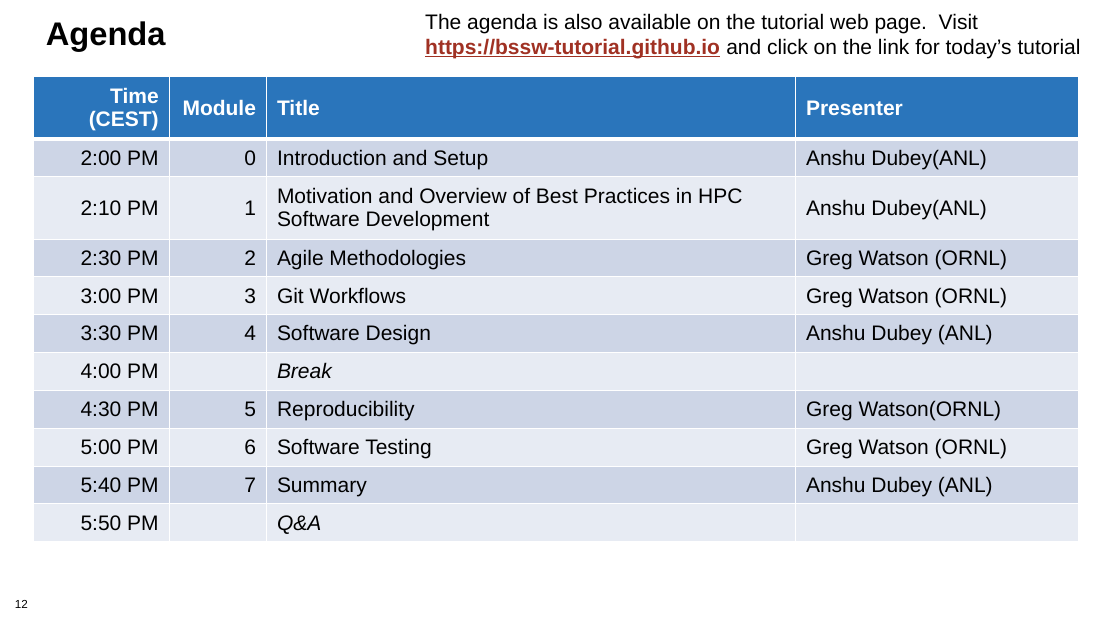
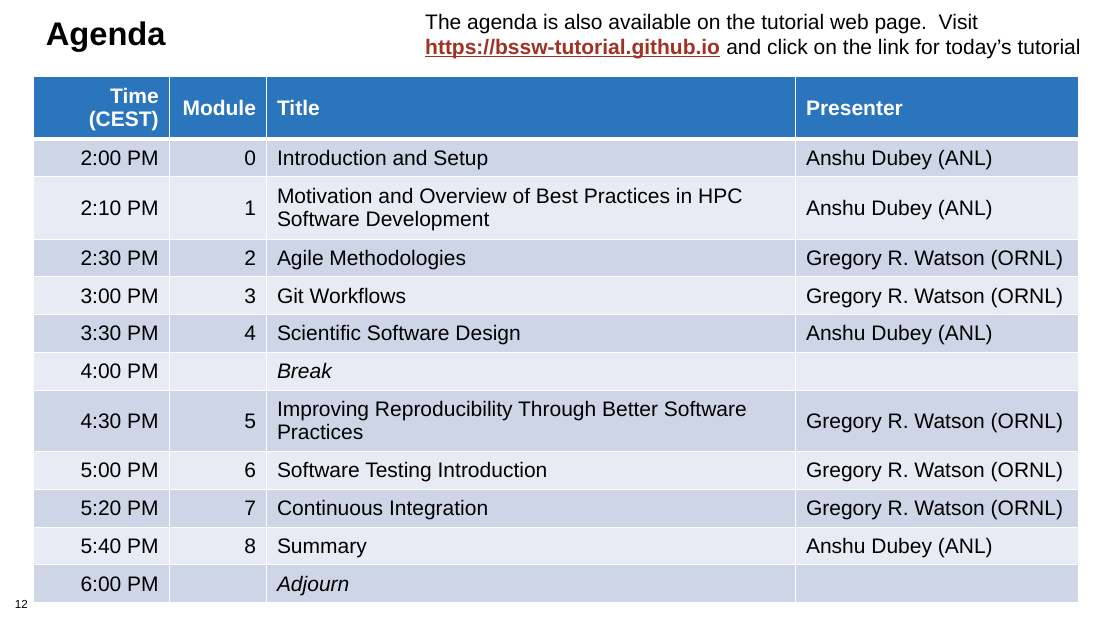
Before and after one commit to bssw-tutorial/presentations, a slide deck: slide 12 of intro.pptx. Drawn at 1120x630 pixels with LibreOffice and Linux fonts; fonts in the diff are those of the drawing; background and template pictures are left out. Boxes give left, top, right and bottom in pixels: in the first picture for what was removed or moved away, otherwise in the second. Text is boxed around its words. In the diff, an @@ line names an element or a change of style, - is before the commit and + after.

Commit message:
Update agenda slide
The one that was there didn't match our planned agenda.

```diff
--- a/intro.pptx
+++ b/intro.pptx
@@ table at (x1=34, y1=76, x2=1079, y2=623) @@
-row 2, column 4: Anshu Dubey(ANL)
+row 2, column 4: Anshu Dubey (ANL)
-row 3, column 4: Anshu Dubey(ANL)
+row 3, column 4: Anshu Dubey (ANL)
-row 4, column 4: Greg Watson (ORNL)
+row 4, column 4: Gregory R. Watson (ORNL)
-row 5, column 4: Greg Watson (ORNL)
+row 5, column 4: Gregory R. Watson (ORNL)
-row 6, column 3: Software Design
+row 6, column 3: Scientific Software Design
-row 8: 4:30 PM | 5 | Reproducibility | Greg Watson(ORNL)
-row 9: 5:00 PM | 6 | Software Testing | Greg Watson (ORNL)
-row 10: 5:40 PM | 7 | Summary | Anshu Dubey (ANL)
-row 11: 5:50 PM |  | Q&A | 
+row 8: 4:30 PM | 5 | Improving Reproducibility Through Better Software Practices | Gregory R. Watson (ORNL)
+row 9: 5:00 PM | 6 | Software Testing Introduction | Gregory R. Watson (ORNL)
+row 10: 5:20 PM | 7 | Continuous Integration | Gregory R. Watson (ORNL)
+row 11: 5:40 PM | 8 | Summary | Anshu Dubey (ANL)
+row 12: 6:00 PM |  | Adjourn | 
```
